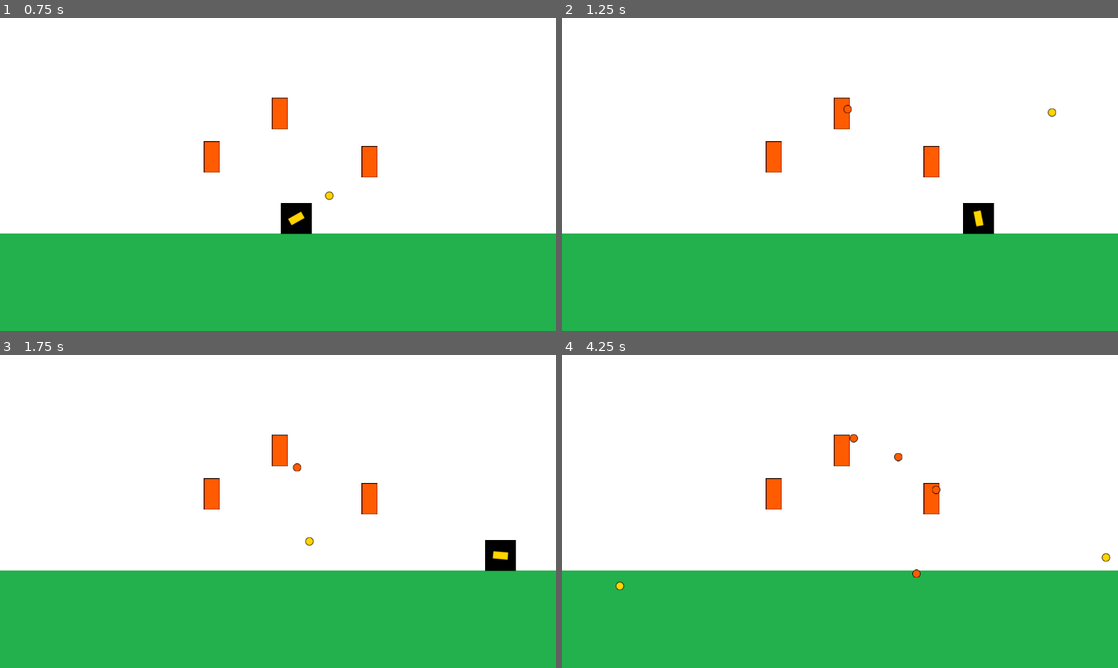
Above: before the commit, frames 1-4 (two rows, left to right).
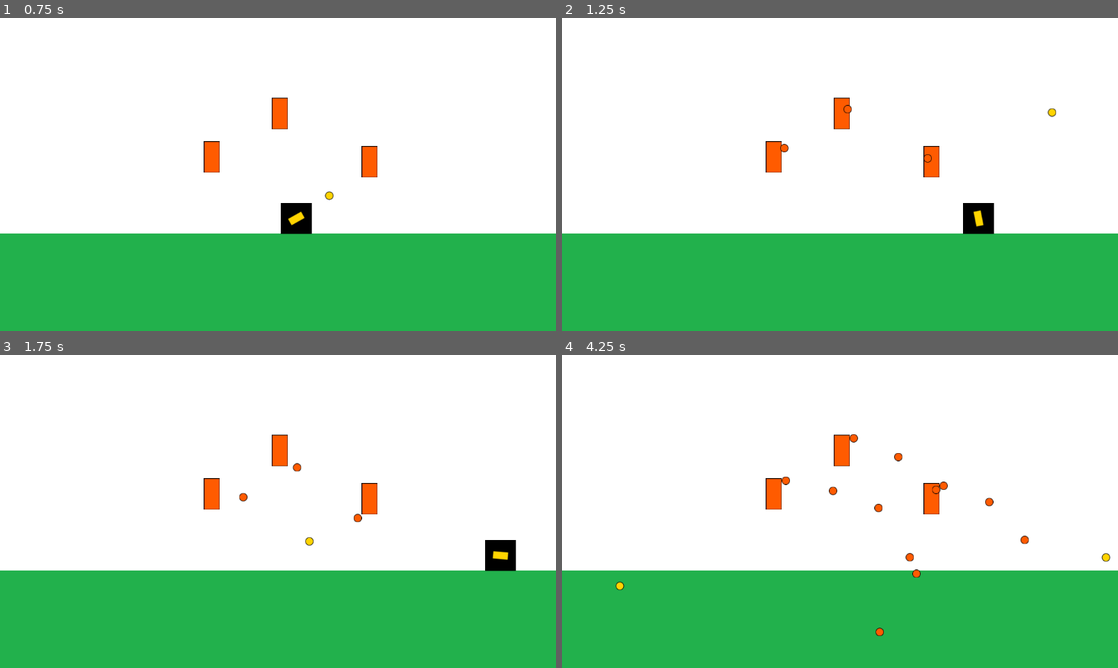
Above: after the commit, the same moments.

Repository: NehuenGalli/entregas-ipv-nehuen-gallitelli
Game: Godot game, scene res://main.tscn
Same seed, same stepped clock (60 frames per second), same inputs: the game is played once before the commit and once after it.
Inputs (mouse positions are in pixels of both pictures, inside the frame that each line leads up to):
- Up to frame 1 (0.75 s): tap Enter at 0.5 s; move the mouse to (400, 158) at 0.52 s; hold Right (move_right) from 0.53 s (still down); click (400, 158) at 0.6 s
- Up to frame 2 (1.25 s): keep holding Right (move_right)
- Up to frame 3 (1.75 s): move the mouse to (166, 527) at 1.27 s; release Right (move_right) at 1.28 s; hold Left (move_left) from 1.28 s (still down); click (166, 527) at 1.35 s
- Up to frame 4 (4.25 s): move the mouse to (895, 442) at 2.02 s; release Left (move_left) at 2.03 s; hold Right (move_right) 2.03-3.53 s; click (895, 442) at 2.1 s; move the mouse to (812, 574) at 2.77 s; click (812, 574) at 2.85 s; move the mouse to (1006, 558) at 3.52 s; hold Left (move_left) from 3.53 s (still down); click (1006, 558) at 3.6 s

Frame 1 is identical in both runs. In frame 2, less than 0.1% of the frame differs, in the area x 39-67%, y 40-47%; in frame 3, less than 0.1%; in frame 4, 0.3%, in the area x 39-84%, y 38-90%.

Commit message:
Correcion de comportamiento de torretas

Diff:
--- a/entrega-2-nehuen-gallitelli/main.gd
+++ b/entrega-2-nehuen-gallitelli/main.gd
@@ -4,4 +4,4 @@
 # Called when the node enters the scene tree for the first time.
 func _ready():
 	$Player.set_projectile_container(self)
-	$Turret.set_values($Player, self)
+	get_tree().call_group("turrets", "set_values", $Player, self)
